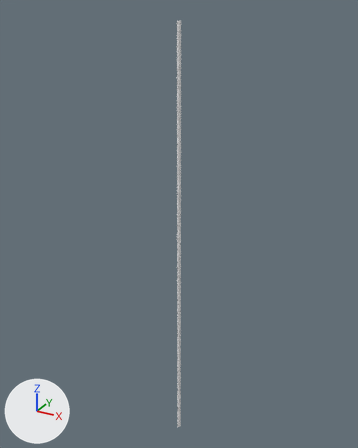
The Blender file Assets/Team24/Models/Wire/Wire.blend, before and after one commit.
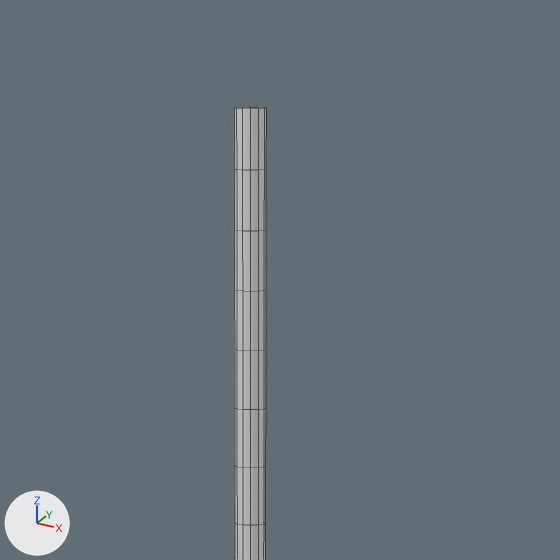
Old and new are each drawn whole from a 50 mm lens placed at (5.77, -10.5, 12.3), pointed at (-0.19, 0.34, 6.88) and again close up on the part from 41% to 62% of the width and 1% to 18% of the height. Lighting does not change. The marker at lower left points along +X, +Y and +Z. The close-ups show mesh edges as thin lines.

In view in the first close-up: 'WireMesh'.
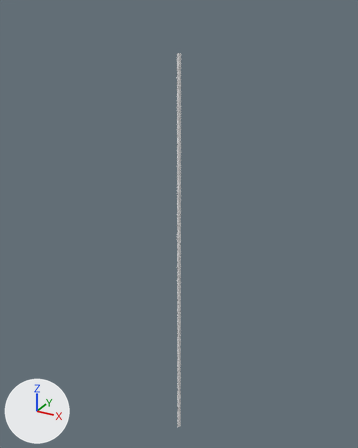
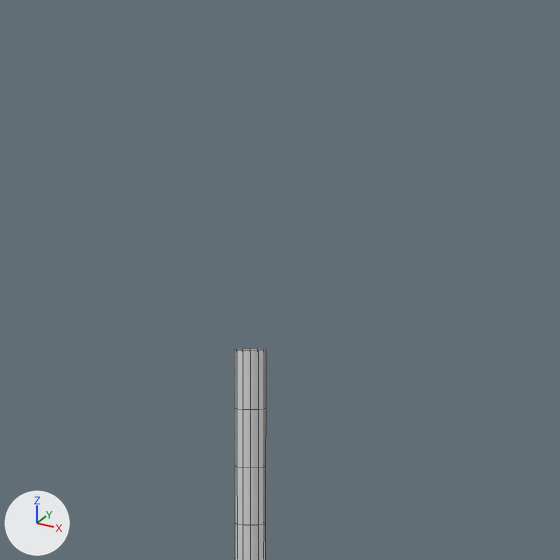
Commit message: Added springy wires to scaffolding

Patch to the scene script:
```diff
--- a/Assets/Team24/Models/Wire/Wire.blend.py
+++ b/Assets/Team24/Models/Wire/Wire.blend.py
@@ me_cylinder @@
 # used by ob_wiremesh; location = (0.0, 0.0, 0.0)
-me_cylinder.from_pydata(...)  # 840 vertices, 828 faces; spans x -0.05..0.05, y -0.05..0.05, z 0.0..12.0
+me_cylinder.from_pydata(...)  # 792 vertices, 780 faces; spans x -0.05..0.05, y -0.05..0.05, z 0.0..11.3
+# me_cylinder part 1
+# 48 vertices are removed from x -0.05..0.05, y -0.05..0.05, z 11.48..12.0
+# 48 faces are deleted
 me_cylinder.materials.append(mat_wire)
```

What differs and where, as boxes [x1, y1, x2, y2] in the close-ups (560 x 560 px):
'WireMesh', reshaped
    before: [234, 107, 266, 560]
    after: [235, 348, 266, 560]
part 1 of me_cylinder, deleted
    before: [234, 107, 266, 351]
